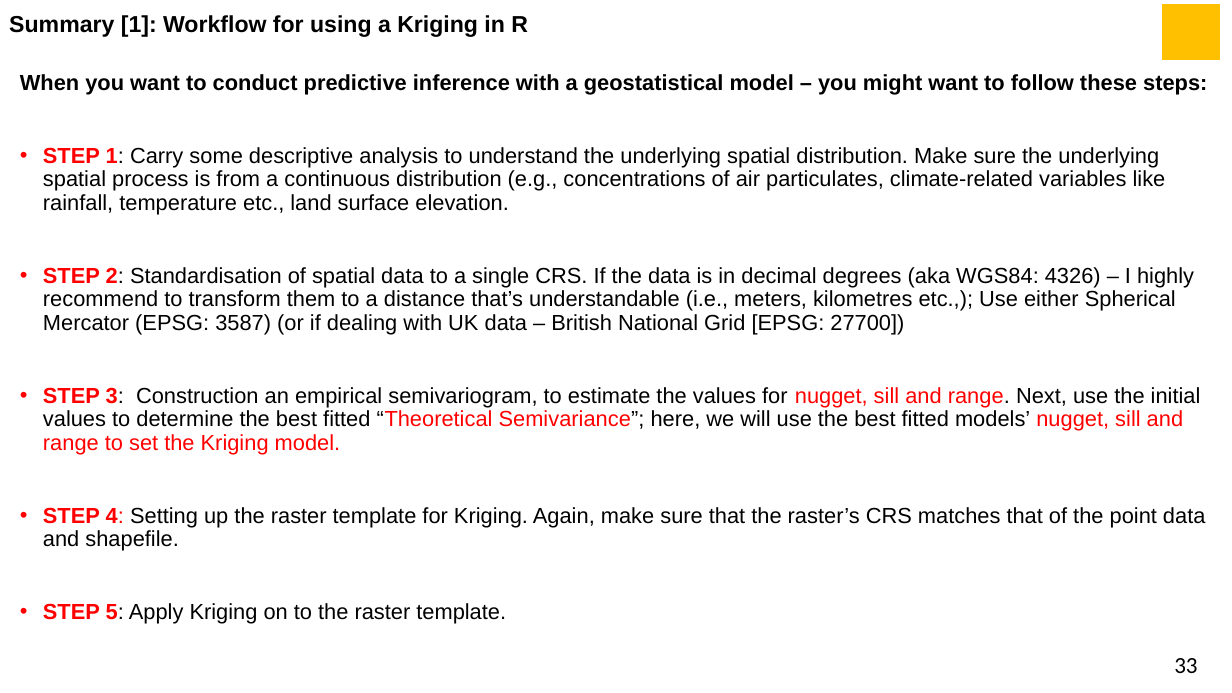
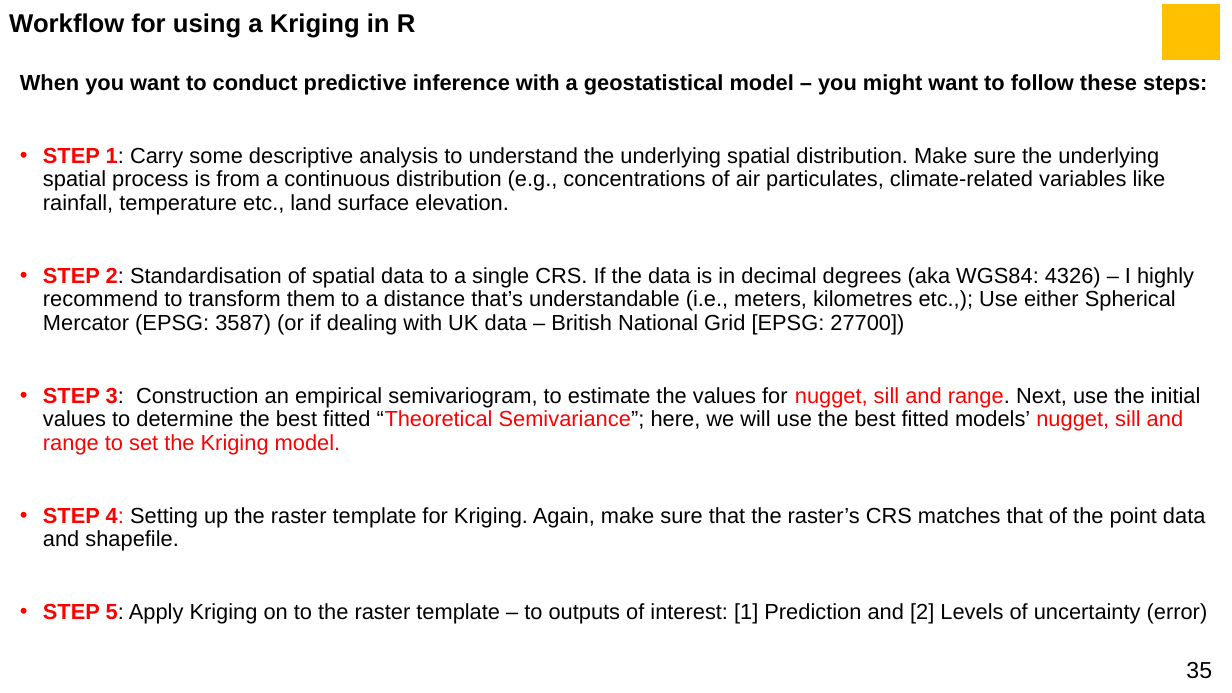
Before and after one commit to UCLPG-MSC-SGDS/GEOG0114, a slide deck: slide 35 of Lecture_notes_powerpoint/Week 6 Lecture Notes - Geostatistical Modelling.pptx (slide 33 before the commit). Drawn at 1232x693 pixels with LibreOffice and Linux fonts; fonts in the diff are those of the drawing. Boxes give left, top, right and bottom in pixels: in the first picture for what was removed or moved away, otherwise in the second. Text is boxed around its words. In the diff, an @@ line names an element or a change of style, - is before the commit and + after.

```diff
--- a/Lecture_notes_powerpoint/Week 6 Lecture Notes - Geostatistical Modelling.pptx
+++ b/Lecture_notes_powerpoint/Week 6 Lecture Notes - Geostatistical Modelling.pptx
@@ title at (9,13,416,38): text changed; size 18 to 20 pt @@
-Summary [1]: Workflow for using a Kriging in R
+Workflow for using a Kriging in R
@@ text at (43,603,1208,624): text changed @@
-• STEP 5: Apply Kriging on to the raster template.
+• STEP 5: Apply Kriging on to the raster template – to outputs of interest: [1] Prediction and [2] Levels of uncertainty (error)
@@ page number removed at (1174,658,1197,673) @@
-33
@@ page number added at (1186,662,1212,679), 18 pt, text #000000 @@
+35
```
Also in this commit, not shown: 34 other slides changed, 4 slides added, 3 other files.
